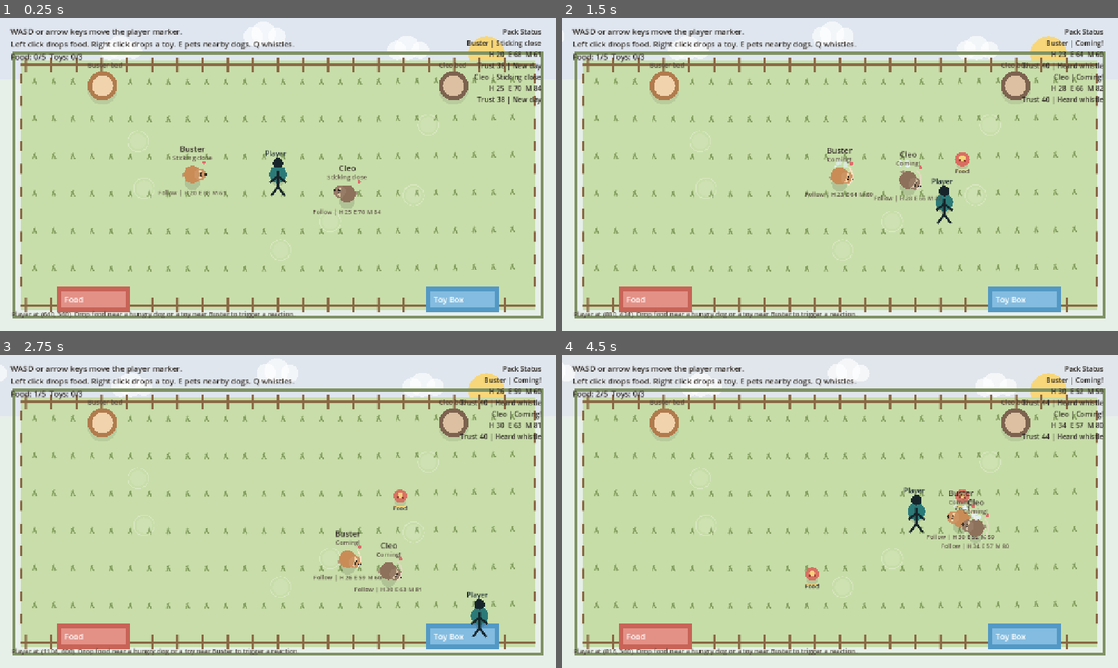
Above: before the commit, frames 1-4 (two rows, left to right).
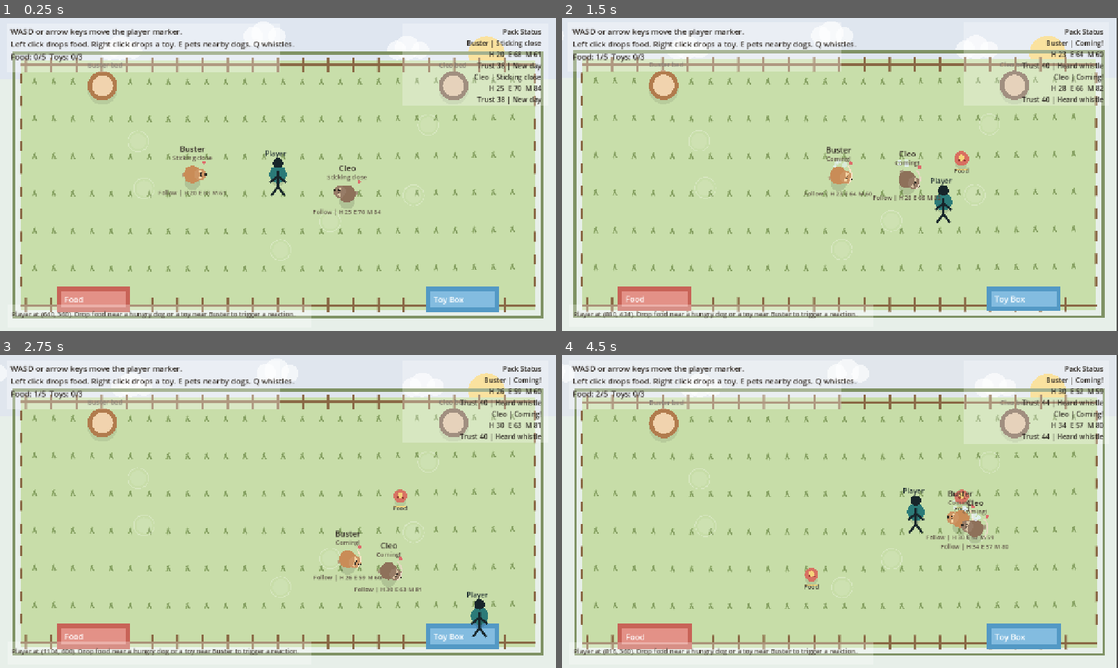
Above: after the commit, the same moments.

Repository: ttomas456/aa-autonomous-lifeform
Game: Godot game, scene res://scenes/main.tscn
Same seed, same stepped clock (60 frames per second), same inputs: the game is played once before the commit and once after it.
Inputs (mouse positions are in pixels of both pictures, inside the frame that each line leads up to):
- Up to frame 1 (0.25 s): no input
- Up to frame 2 (1.5 s): tap Enter at 0.5 s; move the mouse to (962, 158) at 0.52 s; hold D 0.53-1.28 s; tap E at 0.6 s; click (962, 158) at 0.67 s; move the mouse to (728, 190) at 1.27 s; hold S from 1.28 s (still down); tap Q at 1.35 s
- Up to frame 3 (2.75 s): move the mouse to (333, 442) at 2.02 s; release S at 2.03 s; hold D from 2.03 s (still down); tap E at 2.1 s
- Up to frame 4 (4.5 s): move the mouse to (812, 574) at 2.77 s; release D at 2.78 s; hold W 2.78-3.53 s; tap Q at 2.85, 4.35 s; click (812, 574) at 2.92 s; move the mouse to (1006, 558) at 3.52 s; hold A from 3.53 s (still down); tap E at 3.6 s; move the mouse to (673, 464) at 4.27 s

The runs differ from the first frame. In frame 1, 5.0% of the frame differs, in the area x 2-98%, y 5-96%; in frame 2, 10%; in frame 3, 5.0%; in frame 4, 11%, in the area x 2-100%, y 0-100%.

Commit message:
Add action feedback and HUD framing

Diff:
--- a/scripts/main.gd
+++ b/scripts/main.gd
@@ -28,11 +28,13 @@
 @onready var dogs_container: Node2D = $Dogs
 @onready var food_items: Node2D = $FoodItems
 @onready var toy_items: Node2D = $ToyItems
+@onready var camera: Camera2D = $Camera2D
 @onready var hud_label: Label = $Hud/Instructions
 @onready var dog_status_label: Label = $Hud/DogStatus
 @onready var hint_label: Label = $Hud/HintLabel
 
 var day_time := 0.0
+var camera_shake := 0.0
 
 
 func _ready() -> void:
@@ -44,6 +46,7 @@
 
 func _process(delta: float) -> void:
 	day_time += delta
+	_update_camera(delta)
 	_update_player(delta)
 	_refresh_hud()
 	queue_redraw()
@@ -81,6 +84,7 @@
 	_draw_zone(Vector2(130.0, 618.0), Vector2(170.0, 58.0), Color("d96c5f"), "Food")
 	_draw_zone(Vector2(980.0, 618.0), Vector2(170.0, 58.0), Color("5aa6d6"), "Toy Box")
 	_draw_player()
+	_draw_hud_backplates()
 
 
 func get_player_position() -> Vector2:
@@ -193,6 +197,7 @@
 	var item = ITEM_SCENE.instantiate()
 	item.configure(item_type, drop_position)
 	container.add_child(item)
+	_bump_camera(2.5)
 
 
 func _update_player(delta: float) -> void:
@@ -263,12 +268,32 @@
 	var dog := _get_nearest_dog()
 	if dog != null and dog.has_method("react_to_pet"):
 		dog.react_to_pet()
+		_bump_camera(3.5)
 
 
 func _whistle_pack() -> void:
 	for child in dogs_container.get_children():
 		if child.has_method("hear_whistle"):
 			child.hear_whistle(player.position)
+	_bump_camera(4.5)
+
+
+func _update_camera(delta: float) -> void:
+	camera_shake = move_toward(camera_shake, 0.0, delta * 18.0)
+	if camera_shake > 0.05:
+		camera.offset = Vector2(randf_range(-camera_shake, camera_shake), randf_range(-camera_shake, camera_shake))
+	else:
+		camera.offset = Vector2.ZERO
+
+
+func _bump_camera(amount: float) -> void:
+	camera_shake = minf(camera_shake + amount, 10.0)
+
+
+func _draw_hud_backplates() -> void:
+	draw_rect(Rect2(Vector2(16.0, 12.0), Vector2(628.0, 112.0)), Color(1, 1, 1, 0.32), true)
+	draw_rect(Rect2(Vector2(926.0, 12.0), Vector2(336.0, 190.0)), Color(1, 1, 1, 0.28), true)
+	draw_rect(Rect2(Vector2(18.0, 660.0), Vector2(700.0, 52.0)), Color(1, 1, 1, 0.28), true)
 
 
 func _draw_player() -> void:
